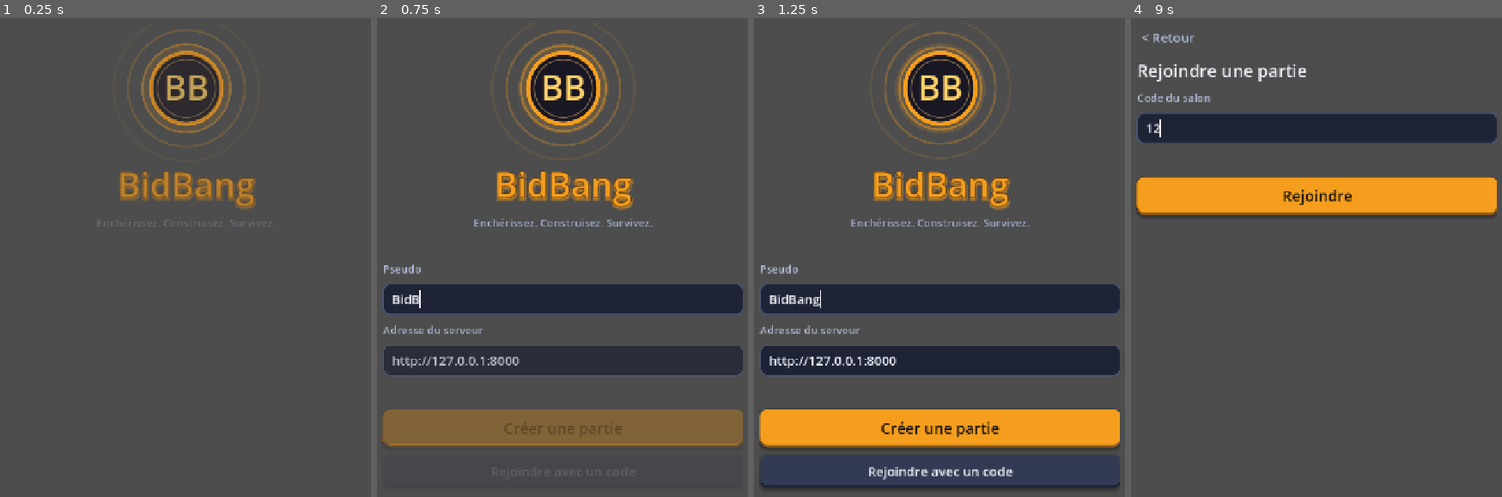
Above: before the commit, frames 1-4 (left to right).
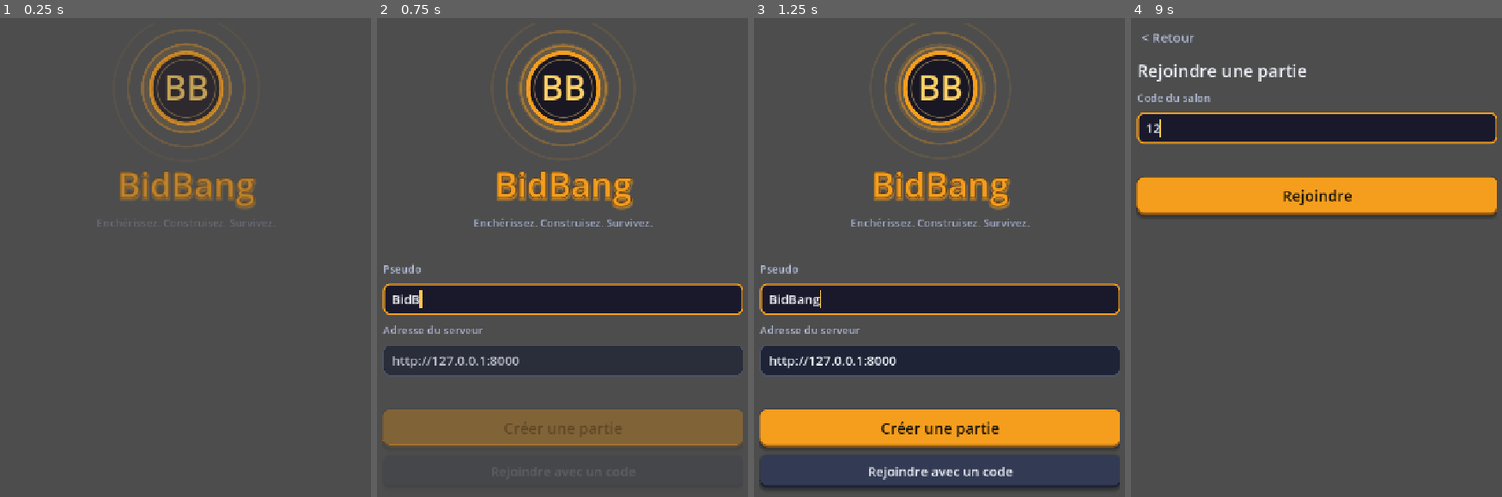
Above: after the commit, the same moments.

Repository: lucas-lucchesi/BidBang
Game: Godot game, scene res://menu.tscn
The game is run twice, just before and just after one commit, with the same random seed, the same clock (stepped at 60 frames per second) and the same inputs.
Inputs (mouse positions are in pixels of both pictures, inside the frame that each line leads up to):
- Up to frame 1 (0.25 s): no input
- Up to frame 2 (0.75 s): click (562, 300) at 0.52 s; type "BidBang" at 0.6 s
- Up to frame 3 (1.25 s): no input
- Up to frame 4 (9 s): click "Créer une partie" at 1.25 s; click "< Retour" at 2 s; click "Créer une partie" at 2.75 s; click "< Retour" at 3.5 s; click "Créer une partie" at 4.25 s; click "< Retour" at 5 s; click "Rejoindre avec un code" at 8 s; click (1316, 128) at 8.77 s; type "12" at 8.85 s

Frame 1 is identical in both runs. In frame 2, 1.0% of the frame differs, in the area x 1-99%, y 55-63%; in frame 3, 0.9%; in frame 4, 1.0%.

Commit message:
fix input-caret visible amber caret, focus border and blinking in text fields
Co-Authored-By: Claude Sonnet 5.5 <noreply@anthropic.com>

Diff:
--- a/bid-bang/scripts/ui.gd
+++ b/bid-bang/scripts/ui.gd
@@ -49,6 +49,8 @@
 	e.text = value
 	if max_len > 0:
 		e.max_length = max_len
+	e.caret_blink = true
+	e.caret_blink_interval = 0.5
 	parent.add_child(e)
 	return e
 
--- a/bid-bang/theme/main_theme.tres
+++ b/bid-bang/theme/main_theme.tres
@@ -220,6 +220,22 @@
 content_margin_right = 18.0
 content_margin_bottom = 14.0
 
+[sub_resource type="StyleBoxFlat" id="field_focus"]
+bg_color = Color(0.1, 0.1, 0.17, 1)
+border_width_left = 3
+border_width_top = 3
+border_width_right = 3
+border_width_bottom = 3
+border_color = Color(0.96, 0.62, 0.12, 1)
+corner_radius_top_left = 12
+corner_radius_top_right = 12
+corner_radius_bottom_right = 12
+corner_radius_bottom_left = 12
+content_margin_left = 16.0
+content_margin_top = 12.0
+content_margin_right = 16.0
+content_margin_bottom = 12.0
+
 [resource]
 default_font_size = 24
 Label/colors/font_color = Color(0.93, 0.94, 0.97, 1)
@@ -233,7 +249,11 @@
 Button/styles/disabled = SubResource("btn_disabled")
 LineEdit/colors/font_color = Color(0.93, 0.94, 0.97, 1)
 LineEdit/styles/normal = SubResource("field")
-LineEdit/styles/focus = SubResource("field")
+LineEdit/styles/focus = SubResource("field_focus")
+LineEdit/colors/caret_color = Color(1, 0.78, 0.3, 1)
+LineEdit/colors/selection_color = Color(0.96, 0.62, 0.12, 0.45)
+LineEdit/colors/font_placeholder_color = Color(0.5, 0.53, 0.65, 1)
+LineEdit/constants/caret_width = 3
 OptionButton/styles/normal = SubResource("btn_normal")
 OptionButton/styles/hover = SubResource("btn_hover")
 OptionButton/styles/pressed = SubResource("btn_pressed")
Not shown, added: bid-bang/scripts/background.gd.uid
Not shown, added: bid-bang/scripts/confetti.gd.uid
Not shown, added: bid-bang/scripts/fx.gd.uid
Not shown, added: bid-bang/scripts/item_art.gd.uid
Not shown, added: bid-bang/scripts/logo.gd.uid
